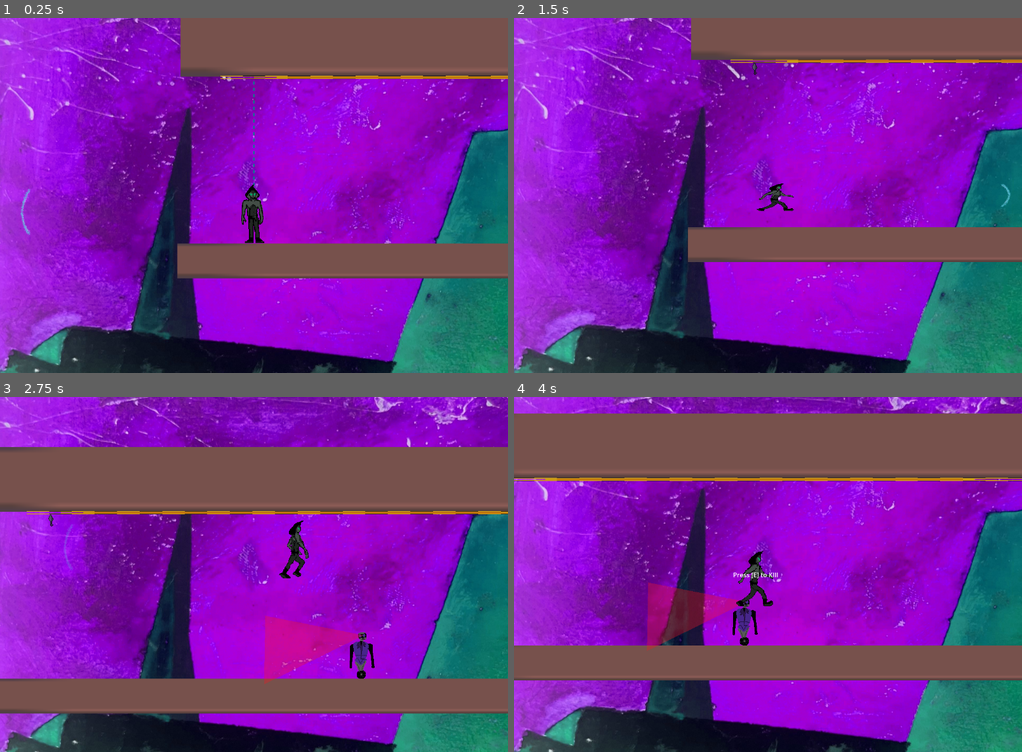
Above: before the commit, frames 1-4 (two rows, left to right).
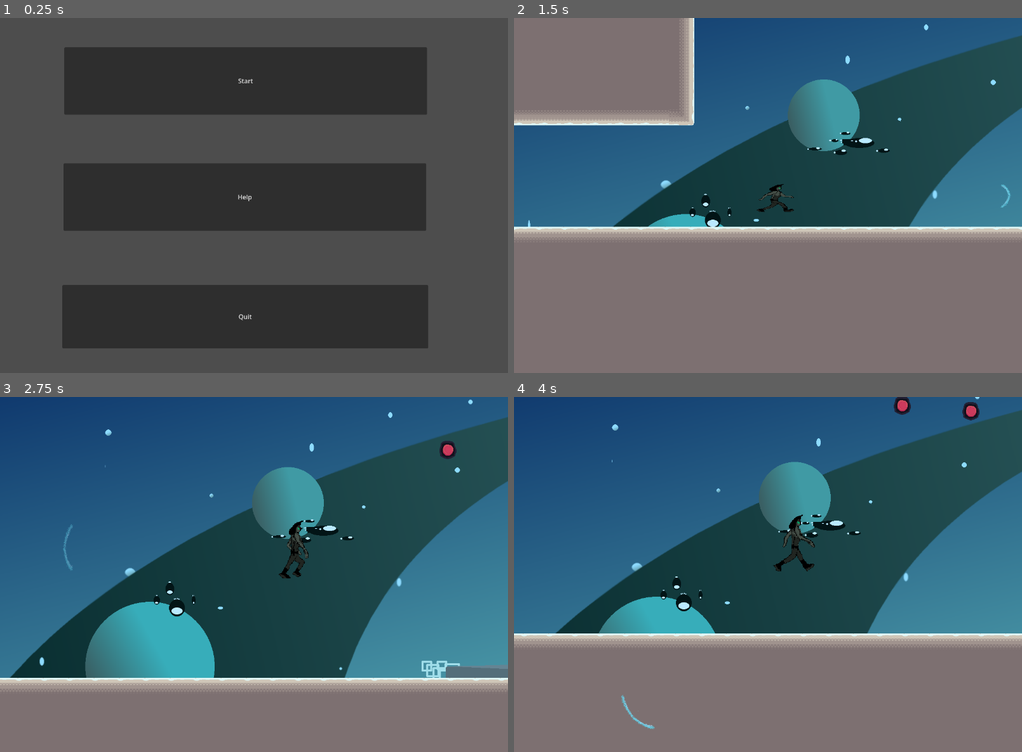
Above: after the commit, the same moments.

Repository: ParkHyun122/PlatformerGameJam2
Game: Godot game, scene res://Scenes/Screens/main_menu.tscn
The game is run twice, just before and just after one commit, with the same random seed, the same clock (stepped at 60 frames per second) and the same inputs. Before the commit the project starts from res://test.tscn.
Inputs (mouse positions are in pixels of both pictures, inside the frame that each line leads up to):
- Up to frame 1 (0.25 s): no input
- Up to frame 2 (1.5 s): click (757, 81) at 0.5 s, where only the run after the commit has a clickable "Start"; move the mouse to (879, 177) at 1.27 s; hold D (right) from 1.28 s (still down); hold S (crouch) from 1.28 s (still down)
- Up to frame 3 (2.75 s): keep holding D (right); tap W (jump) at 1.52, 2.27 s; move the mouse to (152, 592) at 2.02 s; release S (crouch) at 2.03 s; tap E (interact) at 2.1 s
- Up to frame 4 (4 s): move the mouse to (818, 496) at 2.77 s; release D (right) at 2.78 s; hold A (left) 2.78-3.53 s; click (818, 496) at 2.85 s; tap E (interact) at 3.5 s; move the mouse to (742, 645) at 3.52 s; hold D (right) from 3.53 s (still down); tap Space (zip) at 3.6 s; tap W (jump) at 3.77 s

The runs differ from the first frame. In frame 1, 98% of the frame differs, in the area x 0-100%, y 0-100%; in frame 2, 100%; in frame 3, 100%; in frame 4, 100%.

Commit message:
changed main scene

Diff:
--- a/Scenes/Screens/main_menu.tscn
+++ b/Scenes/Screens/main_menu.tscn
@@ -18,28 +18,28 @@
 anchor_top = 0.5
 anchor_right = 0.5
 anchor_bottom = 0.5
-offset_left = 485.0
-offset_top = 151.0
-offset_right = 1399.0
-offset_bottom = 321.0
+offset_left = 142.0
+offset_top = 54.0
+offset_right = 1056.0
+offset_bottom = 224.0
 grow_horizontal = 2
 grow_vertical = 2
 text = "Start"
 
 [node name="Help" type="Button" parent="button_manager" unique_id=282287794]
 layout_mode = 0
-offset_left = 503.0
-offset_top = 464.0
-offset_right = 1417.0
-offset_bottom = 634.0
+offset_left = 160.0
+offset_top = 367.0
+offset_right = 1074.0
+offset_bottom = 537.0
 text = "Help"
 
 [node name="Quit" type="Button" parent="button_manager" unique_id=197441228]
 layout_mode = 0
-offset_left = 500.0
-offset_top = 771.0
-offset_right = 1422.0
-offset_bottom = 931.0
+offset_left = 157.0
+offset_top = 674.0
+offset_right = 1079.0
+offset_bottom = 834.0
 text = "Quit
 "
 
--- a/Scripts/Screens/main_menu.gd
+++ b/Scripts/Screens/main_menu.gd
@@ -1,7 +1,7 @@
 extends Node2D
 
 func _on_start_pressed() -> void:
-	get_tree().change_scene_to_file("res://test.tscn")
+	get_tree().change_scene_to_file("res://Scenes/Levels/level_1.tscn")
 
 
 
--- a/project.godot
+++ b/project.godot
@@ -11,7 +11,7 @@
 [application]
 
 config/name="PlatformerGameJam2"
-run/main_scene="uid://85pcnmc4jpkn"
+run/main_scene="uid://80h274yf3666"
 config/features=PackedStringArray("4.6", "Forward Plus")
 config/icon="uid://cupmmdg7jxa8h"
 
